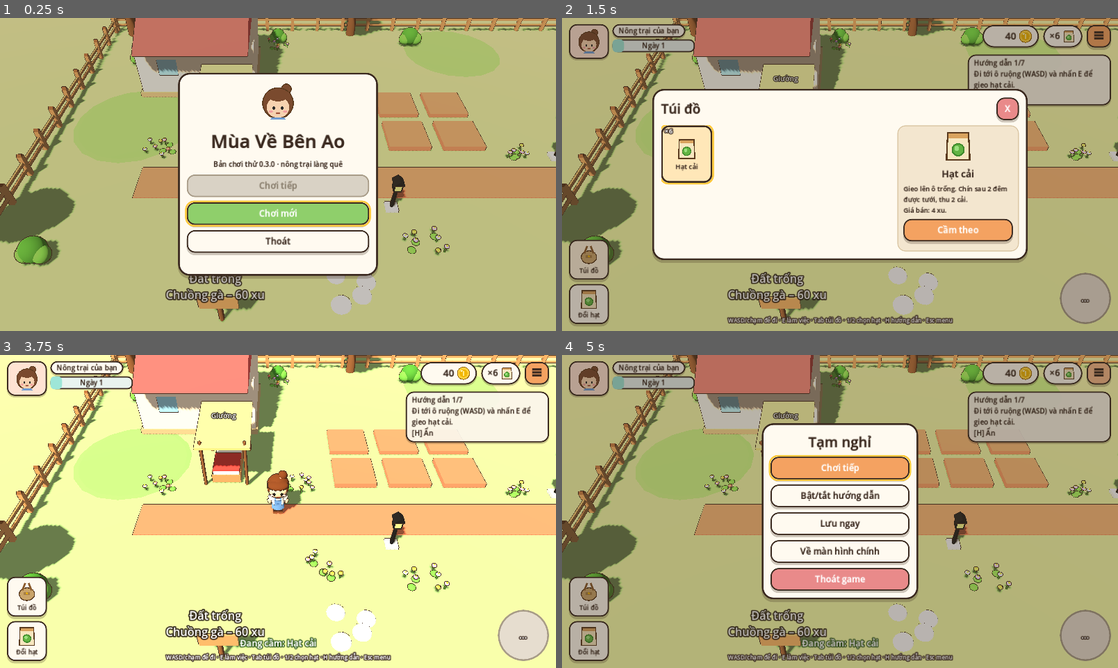
Above: before the commit, frames 1-4 (two rows, left to right).
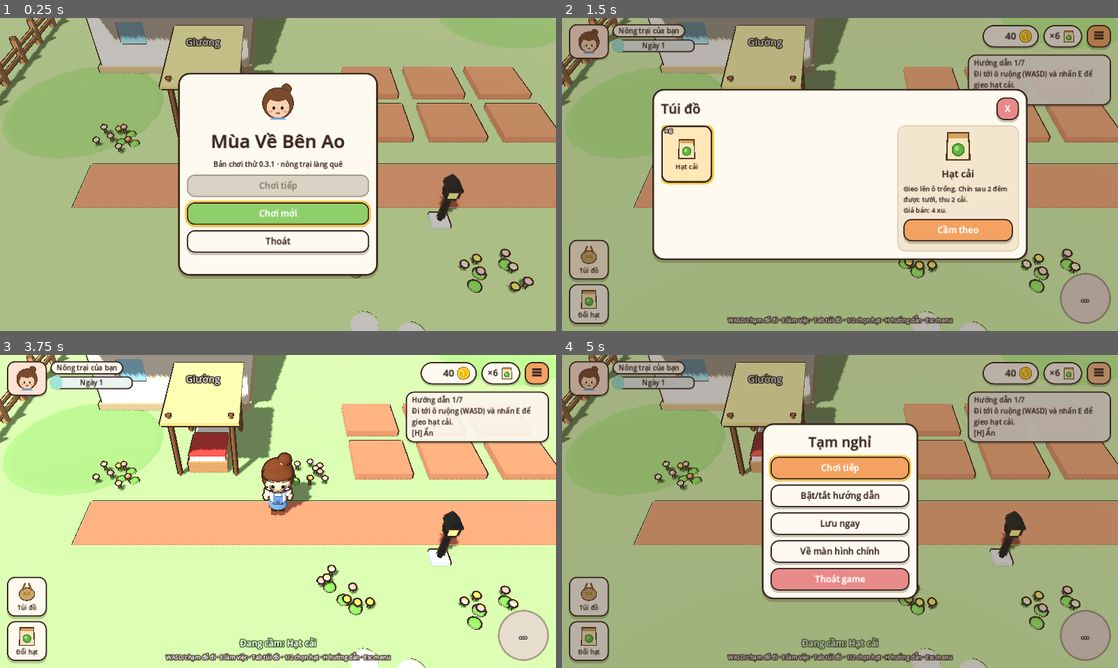
Above: after the commit, the same moments.

Repository: TrungHieu580/nong-trai-vui-ve
Game: Godot game, scene res://scenes/main.tscn
The game is run twice, just before and just after one commit, with the same random seed, the same clock (stepped at 60 frames per second) and the same inputs.
Inputs (mouse positions are in pixels of both pictures, inside the frame that each line leads up to):
- Up to frame 1 (0.25 s): no input
- Up to frame 2 (1.5 s): click "Chơi mới" at 0.5 s; click (589, 259) at 1.25 s
- Up to frame 3 (3.75 s): click (27, 639) at 2 s; click "×6" at 2.75 s; click "Cầm theo" at 3.5 s
- Up to frame 4 (5 s): click (1101, 373) at 4.25 s

The runs differ from the first frame. In frame 1, 32% of the frame differs, in the area x 0-100%, y 0-100%; in frame 2, 21%; in frame 3, 78%; in frame 4, 28%.

Commit message:
Ánh sáng trung tính dịu hơn, viền mực dày hơn, camera gần hơn

Diff:
--- a/MuaVeBenAo/scripts/main.gd
+++ b/MuaVeBenAo/scripts/main.gd
@@ -239,18 +239,19 @@
 	env.background_mode = Environment.BG_COLOR
 	env.background_color = Color("bfe3f2")
 	env.ambient_light_source = Environment.AMBIENT_SOURCE_COLOR
-	env.ambient_light_color = Color("fff3e6")
+	env.ambient_light_color = Color("ffffff")
 	# Bản Web dùng trình kết xuất Compatibility, cảnh sáng hơn bản PC nên giảm nắng,
 	# tăng ánh sáng môi trường để bóng đổ mềm kiểu tranh vẽ.
-	env.ambient_light_energy = 0.22
+	env.ambient_light_energy = 0.25
+	env.tonemap_white = 1.6
 	env.tonemap_mode = Environment.TONE_MAPPER_FILMIC
 	var we := WorldEnvironment.new()
 	we.environment = env
 	add_child(we)
 	var sun := DirectionalLight3D.new()
 	sun.rotation_degrees = Vector3(-55, -35, 0)
-	sun.light_energy = 0.5
-	sun.light_color = Color("fff1d6")
+	sun.light_energy = 0.38
+	sun.light_color = Color("ffffff")
 	sun.shadow_enabled = true
 	add_child(sun)
 
@@ -463,9 +464,9 @@
 	camera_rig.position = SPAWN_POS
 	add_child(camera_rig)
 	var cam := Camera3D.new()
-	cam.position = Vector3(0, 10.5, 10.5)
+	cam.position = Vector3(0, 8.0, 8.0)
 	cam.rotation_degrees = Vector3(-45, 0, 0)
-	cam.fov = 42.0
+	cam.fov = 40.0
 	camera_rig.add_child(cam)
 	cam.current = true
 
--- a/MuaVeBenAo/scripts/sim/game_data.gd
+++ b/MuaVeBenAo/scripts/sim/game_data.gd
@@ -2,7 +2,7 @@
 ## Dữ liệu cấu hình: vật phẩm, cây trồng, vật nuôi, ao, công trình, hướng dẫn.
 ## Cân bằng game bằng cách sửa số ở đây – không cần đụng vào logic.
 
-const GAME_VERSION := "0.3.0"
+const GAME_VERSION := "0.3.1"
 const SCHEMA_VERSION := 1
 const START_COINS := 40
 const START_INVENTORY := {"seed_leafy_greens": 6}
--- a/MuaVeBenAo/scripts/world/art.gd
+++ b/MuaVeBenAo/scripts/world/art.gd
@@ -49,7 +49,7 @@
 		_outline.albedo_color = Color("3b2a20")
 		_outline.cull_mode = BaseMaterial3D.CULL_FRONT
 		_outline.grow = true
-		_outline.grow_amount = 0.018
+		_outline.grow_amount = 0.035
 	return _outline
 
 
